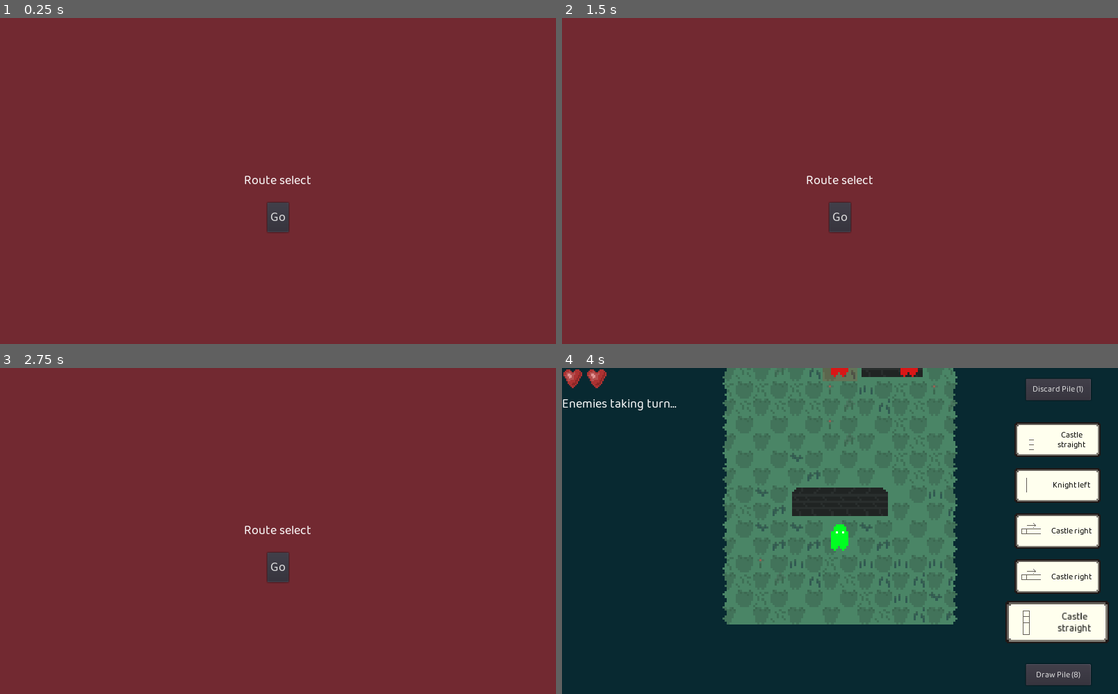
Above: before the commit, frames 1-4 (two rows, left to right).
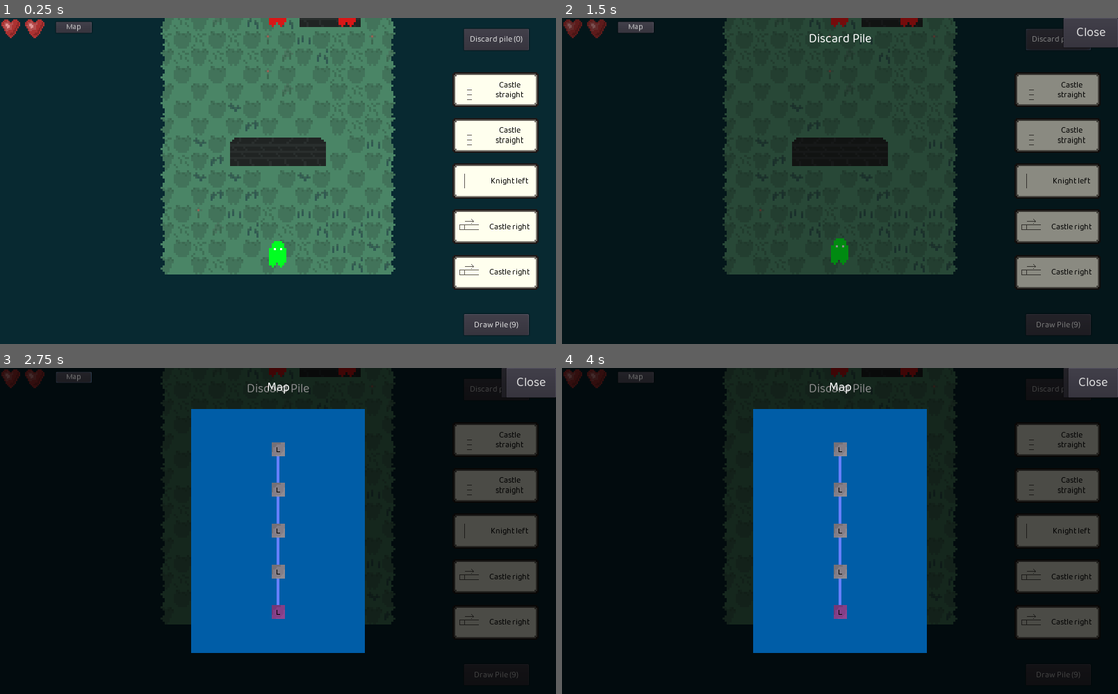
Above: after the commit, the same moments.

Repository: tomdrever/GodotGhostGame
Game: Godot game, scene res://src/GameScene.tscn
Same seed, same stepped clock (60 frames per second), same inputs: the game is played once before the commit and once after it.
Inputs (mouse positions are in pixels of both pictures, inside the frame that each line leads up to):
- Up to frame 1 (0.25 s): no input
- Up to frame 2 (1.5 s): click "Discard pile (0)" at 0.5 s; click "Draw Pile (9)" at 1.25 s
- Up to frame 3 (2.75 s): click (72, 377) at 2 s, where only the run after the commit has a clickable "Map"
- Up to frame 4 (4 s): click (840, 566) at 2.75 s, where only the run before the commit has a clickable "Go"; click "Castle straight" at 3.5 s

The runs differ from the first frame. In frame 1, 100% of the frame differs, in the area x 0-100%, y 0-100%; in frame 2, 100%; in frame 3, 100%; in frame 4, 99%.

Commit message:
LevelSelectScreen and rudimentary level progression

Diff:
--- /dev/null
+++ b/assets/data/levels.json
@@ -0,0 +1,53 @@
+[
+	[
+		{
+			"name": "The Dungeon",
+			"class": "res://src/levels/DungeonLevel.gd"
+		}
+	],
+	[
+
+		{
+			"name": "The Forest",
+			"class": "res://src/levels/DungeonLevel.gd"
+		},
+		{
+			"name": "The Dungeon Depths",
+			"unlock": 1,
+			"class": "res://src/levels/DungeonLevel.gd"
+		}
+	],
+	[
+		{
+			"name": "The Field",
+			"class": "res://src/levels/DungeonLevel.gd"
+		},
+		{
+			"name": "The Abandoned Conservatory",
+			"unlock": 2,
+			"class": "res://src/levels/DungeonLevel.gd"
+		},
+		{
+			"name": "The Town",
+			"unlock": 1,
+			"class": "res://src/levels/DungeonLevel.gd"
+		}
+	],
+	[
+		{
+			"name": "The Wall",
+			"class": "res://src/levels/DungeonLevel.gd"
+		}
+	],
+	[
+		{
+			"name": "The Beyond",
+			"class": "res://src/levels/DungeonLevel.gd"
+		},
+		{
+			"name": "The Hilltop",
+			"unlock": 3,
+			"class": "res://src/levels/DungeonLevel.gd"
+		}
+	]
+]
--- a/project.godot
+++ b/project.godot
@@ -43,6 +43,11 @@
 "class": "Player",
 "language": "GDScript",
 "path": "res://src/game/board/actors/Player.gd"
+}, {
+"base": "Control",
+"class": "TempMenu",
+"language": "GDScript",
+"path": "res://src/interface/TempMenu.gd"
 } ]
 _global_script_class_icons={
 "Card": "",
@@ -51,7 +56,8 @@
 "GameBoardActor": "",
 "GhostEnemy": "",
 "Level": "",
-"Player": ""
+"Player": "",
+"TempMenu": ""
 }
 
 [application]
@@ -64,6 +70,7 @@
 
 TileManager="*res://src/TileManager.gd"
 DataUtils="*res://src/DataUtils.gd"
+PlayerData="*res://src/PlayerData.gd"
 
 [display]
 
@@ -115,6 +122,11 @@
 "events": [ Object(InputEventKey,"resource_local_to_scene":false,"resource_name":"","device":0,"alt":false,"shift":false,"control":false,"meta":false,"command":false,"pressed":false,"scancode":68,"unicode":0,"echo":false,"script":null)
  ]
 }
+ui_map_toggle={
+"deadzone": 0.5,
+"events": [ Object(InputEventKey,"resource_local_to_scene":false,"resource_name":"","device":0,"alt":false,"shift":false,"control":false,"meta":false,"command":false,"pressed":false,"scancode":77,"unicode":0,"echo":false,"script":null)
+ ]
+}
 
 [rendering]
 
--- a/src/DataUtils.gd
+++ b/src/DataUtils.gd
@@ -1,10 +1,10 @@
 extends Node
 
-func load_json(file_dir) -> String:
+func load_json(file_dir: String) -> Array:
 	var file = File.new()
 	if file.open(file_dir, File.READ) != 0:
 		push_error("Error opening file" + str(file_dir))
-		return ""
+		return []
 
 	# Read text
 	var text = file.get_as_text()
--- a/src/GameScene.gd
+++ b/src/GameScene.gd
@@ -7,7 +7,9 @@
 
 func _ready() -> void:
 	# Screen / menu signals
-	$UserInterface/RouteSelectScreen.connect("level_selected", $Game/Board, "on_level_selected")
+	$UserInterface/LevelSelectScreen.connect("level_started", $Game/Board, "on_level_started")
+	$UserInterface/LevelSelectScreen.connect("level_started", $UserInterface/MapMenu, "on_level_started")
+
 	$Game/Board/Player.connect("reached_end", $UserInterface/EndOfLevelScreen, "on_player_reached_end")
 	$Game/Board/Player.connect("reached_end", self, "on_player_reached_end")
 
@@ -33,6 +35,9 @@
 	$Game/Board.connect("actor_highlighted", $UserInterface/Tooltips, "show")
 	$Game/Board.connect("actor_unhighlighted", $UserInterface/Tooltips, "hide")
 
+	# Map interfaces
+	$UserInterface/LevelSelectScreen.setup()
+
 func on_player_reached_end() -> void:
 	$Game/Board.set_process(false)
 
--- a/src/GameScene.tscn
+++ b/src/GameScene.tscn
@@ -6,13 +6,14 @@
 [ext_resource path="res://src/game/board/GameBoard.tscn" type="PackedScene" id=4]
 [ext_resource path="res://src/interface/deck/Deck.tscn" type="PackedScene" id=5]
 [ext_resource path="res://src/interface/menu/PauseMenu.tscn" type="PackedScene" id=6]
-[ext_resource path="res://src/interface/RouteSelectScreen.tscn" type="PackedScene" id=7]
+[ext_resource path="res://src/interface/LevelSelectScreen.tscn" type="PackedScene" id=7]
 [ext_resource path="res://src/interface/EndOfLevelScreen.tscn" type="PackedScene" id=8]
 [ext_resource path="res://assets/ui/dynamicfont_large.tres" type="DynamicFont" id=9]
 [ext_resource path="res://src/interface/EnemyTurnIndicator.gd" type="Script" id=10]
 [ext_resource path="res://src/game/ParallaxOverhangs.gd" type="Script" id=11]
 [ext_resource path="res://src/interface/Tooltips.gd" type="Script" id=12]
 [ext_resource path="res://src/interface/Hearts.gd" type="Script" id=13]
+[ext_resource path="res://src/interface/menu/MapMenu.tscn" type="PackedScene" id=14]
 
 [node name="GameScene" type="Node"]
 script = ExtResource( 3 )
@@ -25,19 +26,6 @@
 __meta__ = {
 "_edit_use_anchors_": false
 }
-
-[node name="Deck" parent="UserInterface" instance=ExtResource( 5 )]
-size_flags_horizontal = 3
-size_flags_vertical = 3
-deck = "res://assets/data/decks/default.json"
-
-[node name="PauseMenu" parent="UserInterface" instance=ExtResource( 6 )]
-visible = false
-
-[node name="RouteSelectScreen" parent="UserInterface" instance=ExtResource( 7 )]
-
-[node name="EndOfLevelScreen" parent="UserInterface" instance=ExtResource( 8 )]
-visible = false
 
 [node name="LeftBar" type="VBoxContainer" parent="UserInterface"]
 anchor_bottom = 1.0
@@ -66,6 +54,34 @@
 __meta__ = {
 "_edit_use_anchors_": false
 }
+
+[node name="Deck" parent="UserInterface" instance=ExtResource( 5 )]
+size_flags_horizontal = 3
+size_flags_vertical = 3
+deck = "res://assets/data/decks/default.json"
+
+[node name="MapButton" type="Button" parent="UserInterface"]
+margin_left = 103.45
+margin_top = 7.34162
+margin_right = 169.45
+margin_bottom = 27.3416
+text = "Map"
+__meta__ = {
+"_edit_use_anchors_": false
+}
+
+[node name="PauseMenu" parent="UserInterface" instance=ExtResource( 6 )]
+visible = false
+
+[node name="MapMenu" parent="UserInterface" groups=[
+"temp_menus",
+] instance=ExtResource( 14 )]
+toggle_key = "ui_map_toggle"
+
+[node name="EndOfLevelScreen" parent="UserInterface" instance=ExtResource( 8 )]
+visible = false
+
+[node name="LevelSelectScreen" parent="UserInterface" instance=ExtResource( 7 )]
 
 [node name="Game" type="Node" parent="."]
 
@@ -122,3 +138,4 @@
 __meta__ = {
 "_edit_use_anchors_": false
 }
+[connection signal="pressed" from="UserInterface/MapButton" to="UserInterface/MapMenu" method="on_toggle"]
--- /dev/null
+++ b/src/PlayerData.gd
@@ -0,0 +1,4 @@
+extends Node
+
+var path = []
+var unlocks = 0
--- a/src/game/board/GameBoard.gd
+++ b/src/game/board/GameBoard.gd
@@ -107,7 +107,7 @@
 func _sort_by_y(a: Node2D, b: Node2D) -> bool:
 	return a.position.y > b.position.y
 
-func on_level_selected(_level: Level) -> void:
+func on_level_started(_level: Level) -> void:
 	level = _level
 
 	_generate_floor()
--- a/src/interface/EndOfLevelScreen.gd
+++ b/src/interface/EndOfLevelScreen.gd
@@ -5,5 +5,6 @@
 	pass # Replace with function body.
 
 func on_player_reached_end() -> void:
-	# TODO - Pause the game board
+	yield(get_tree().create_timer(1.0), "timeout")
+
 	visible = true
--- a/src/interface/EndOfLevelScreen.tscn
+++ b/src/interface/EndOfLevelScreen.tscn
@@ -1,9 +1,9 @@
-[gd_scene load_steps=4 format=2]
+[gd_scene load_steps=5 format=2]
 
 [ext_resource path="res://assets/ui/dynamicfont_large.tres" type="DynamicFont" id=1]
 [ext_resource path="res://assets/ui/theme.tres" type="Theme" id=2]
 [ext_resource path="res://src/interface/EndOfLevelScreen.gd" type="Script" id=3]
-
+[ext_resource path="res://src/interface/menu/SceneChangeButton.tscn" type="PackedScene" id=4]
 
 [node name="EndOfLevelScreen" type="Control"]
 anchor_right = 1.0
@@ -22,6 +22,18 @@
 "_edit_use_anchors_": false
 }
 
+[node name="SceneChangeButton" parent="." instance=ExtResource( 4 )]
+anchor_left = 0.5
+anchor_top = 0.5
+anchor_right = 0.5
+anchor_bottom = 0.5
+margin_left = -150.0
+margin_top = 39.742
+margin_right = 150.0
+margin_bottom = 93.742
+text = "Next Level"
+scene_to_load = "res://src/GameScene.tscn"
+
 [node name="Label" type="Label" parent="."]
 anchor_left = 0.5
 anchor_top = 0.5
--- a/src/interface/Hearts.gd
+++ b/src/interface/Hearts.gd
@@ -3,7 +3,6 @@
 var heart_texture = preload("res://assets/ui/heart.png")
 
 func hearts_changed(value: int) -> void:
-	print(str(value) + " hearts!")
 	for child in get_children():
 		child.queue_free()
 
--- /dev/null
+++ b/src/interface/LevelMap.gd
@@ -0,0 +1,108 @@
+extends Control
+
+var DEFAULT_LINE_COLOR = Color(0.4, 0.5, 1, 1)
+var PATH_COLOR = Color(1, 0.5, 1)
+var BUTTON_SIZE = Vector2(32, 32)
+
+signal level_selected
+
+func generate_map(player_path: Array, player_unlock: int, selecting: bool):
+	var layers = DataUtils.load_json("res://assets/data/levels.json")
+
+	var y_offset = rect_min_size.y / (layers.size() + 1)
+
+	for layer_num in range(layers.size()):
+		# Draw buttons
+
+		# For each level on this layer
+		for level_num in range(layers[layer_num].size()):
+			var level = layers[layer_num][level_num]
+
+			# If the player hasn't unlocked this level yet, don't create a level button for it
+			if level.has("unlock") && player_unlock < level["unlock"]:
+				continue
+
+			# Create a level button
+			var level_button = TextureButton.new()
+			level_button.rect_min_size = BUTTON_SIZE
+			level_button.hint_tooltip = level["name"]
+			if player_path.has(level["name"]):
+				level_button.modulate = PATH_COLOR
+			level_button.texture_normal = load("res://assets/ui/level_button.png")
+			level_button.texture_hover = load("res://assets/ui/level_button_hover.png")
+
+			# Determine button position
+			var button_y = rect_min_size.y - (y_offset + (y_offset * layer_num) + (level_button.rect_min_size.y / 2))
+			var button_x = 0
+			match level_num:
+				0:
+					button_x = rect_min_size.x * 0.50 - BUTTON_SIZE.x / 2
+				1:
+					button_x = rect_min_size.x * 0.25 - BUTTON_SIZE.x / 2
+				2:
+					button_x = rect_min_size.x * 0.75 - BUTTON_SIZE.x / 2
+			level_button.rect_position = Vector2(button_x, button_y)
+
+			if selecting:
+				level_button.connect("pressed", get_parent().get_parent(), "on_level_button_pressed", [level])
+
+				# Disable all buttons that aren't on the next layer
+				if layer_num != player_path.size():
+					level_button.disabled = true
+			else:
+				level_button.disabled = true
+
+			add_child(level_button)
+
+		# Draw lines to next layer
+
+		# Don't need to if there is no next layer
+		if layer_num == layers.size() - 1:
+			break
+
+		# For each level in this layer, draw a line to the next layer
+		for level_num in range(layers[layer_num].size()):
+			var level = layers[layer_num][level_num]
+			# If the player hasn't unlocked this level yet, don't draw a line from it
+			if level.has("unlock") && player_unlock < level["unlock"]:
+				continue
+
+			var this_layer_pos = Vector2(rect_min_size.x / 2, rect_min_size.y - (y_offset + (y_offset * layer_num)))
+			# Offset positions for non-main levels
+			match level_num:
+				1:
+					this_layer_pos.x -= rect_min_size.x / 4
+				2:
+					this_layer_pos.x += rect_min_size.x / 4
+			var next_layer_pos = Vector2(rect_min_size.x / 2, rect_min_size.y - (y_offset + (y_offset * (layer_num+1))))
+
+			var color = PATH_COLOR if player_path.has(layers[layer_num][level_num]["name"]) && player_path.has(layers[layer_num+1][0]["name"]) else DEFAULT_LINE_COLOR
+
+			$Lines.add_child(_make_line(this_layer_pos, next_layer_pos, color))
+
+		# For each non-main level in the next layer, draw a line to it
+		for level_num in range(layers[layer_num+1].size()):
+			var level = layers[layer_num+1][level_num]
+			# If the player hasn't unlocked this level yet, don't create a level button for it
+			if level.has("unlock") && player_unlock < level["unlock"]:
+				continue
+
+			var this_layer_pos = Vector2(rect_min_size.x / 2, rect_min_size.y - (y_offset + (y_offset * layer_num)))
+			var next_layer_pos = Vector2(rect_min_size.x / 2, rect_min_size.y - (y_offset + (y_offset * (layer_num+1))))
+			# Offset positions for non-main levels
+			match level_num:
+				1:
+					next_layer_pos.x -= rect_min_size.x / 4
+				2:
+					next_layer_pos.x += rect_min_size.x / 4
+
+			var color = PATH_COLOR if player_path.has(layers[layer_num][0]["name"]) && player_path.has(layers[layer_num+1][level_num]["name"]) else DEFAULT_LINE_COLOR
+
+			$Lines.add_child(_make_line(this_layer_pos, next_layer_pos, color))
+
+func _make_line(from: Vector2, to: Vector2, color: Color) -> Line2D:
+	var line = Line2D.new()
+	line.default_color = color
+	line.width = 6
+	line.points = PoolVector2Array([from, to])
+	return line
--- /dev/null
+++ b/src/interface/LevelMap.tscn
@@ -0,0 +1,28 @@
+[gd_scene load_steps=2 format=2]
+
+[ext_resource path="res://src/interface/LevelMap.gd" type="Script" id=1]
+
+[node name="LevelMap" type="Control"]
+margin_top = 52.0
+margin_right = 320.0
+margin_bottom = 502.0
+rect_min_size = Vector2( 320, 450 )
+script = ExtResource( 1 )
+__meta__ = {
+"_edit_use_anchors_": false
+}
+
+[node name="Background" type="ColorRect" parent="."]
+anchor_right = 1.0
+anchor_bottom = 1.0
+color = Color( 0, 0.364706, 0.654902, 1 )
+__meta__ = {
+"_edit_use_anchors_": false
+}
+
+[node name="Lines" type="Control" parent="."]
+anchor_right = 1.0
+anchor_bottom = 1.0
+__meta__ = {
+"_edit_use_anchors_": false
+}
--- /dev/null
+++ b/src/interface/LevelSelectScreen.gd
@@ -0,0 +1,28 @@
+extends Control
+
+signal level_started
+
+var level
+
+var initial_level = {"name": "The Dungeon", "class":"res://src/levels/DungeonLevel.gd" }
+
+func setup():
+	if PlayerData.path == []:
+		_start_level(initial_level)
+	else:
+		$VBoxContainer/LevelMap.generate_map(PlayerData.path, PlayerData.unlocks, true)
+
+func on_level_button_pressed(_level):
+	level = _level
+	$VBoxContainer/LevelSelect.disabled = false
+	$VBoxContainer/LevelSelect.text = level["name"]
+
+func _on_Go_pressed():
+	_start_level(level)
+
+func _start_level(_level):
+	PlayerData.path.append(_level["name"])
+	# Send signal to gamescene, with the level selected
+	emit_signal("level_started", load(_level["class"]).new())
+	# Hide / remove  self
+	self.queue_free()
--- /dev/null
+++ b/src/interface/LevelSelectScreen.tscn
@@ -0,0 +1,54 @@
+[gd_scene load_steps=5 format=2]
+
+[ext_resource path="res://assets/ui/dynamicfont_large.tres" type="DynamicFont" id=1]
+[ext_resource path="res://assets/ui/theme.tres" type="Theme" id=2]
+[ext_resource path="res://src/interface/LevelSelectScreen.gd" type="Script" id=3]
+[ext_resource path="res://src/interface/LevelMap.tscn" type="PackedScene" id=4]
+
+[node name="LevelSelectScreen" type="Control"]
+anchor_right = 1.0
+anchor_bottom = 1.0
+theme = ExtResource( 2 )
+script = ExtResource( 3 )
+__meta__ = {
+"_edit_use_anchors_": false
+}
+
+[node name="Background" type="ColorRect" parent="."]
+anchor_right = 1.0
+anchor_bottom = 1.0
+color = Color( 0.447059, 0.160784, 0.192157, 1 )
+__meta__ = {
+"_edit_use_anchors_": false
+}
+
+[node name="VBoxContainer" type="VBoxContainer" parent="."]
+anchor_left = 0.5
+anchor_top = 0.5
+anchor_right = 0.5
+anchor_bottom = 0.5
+margin_left = -160.0
+margin_top = -280.0
+margin_right = 160.0
+margin_bottom = 280.0
+grow_vertical = 2
+__meta__ = {
+"_edit_use_anchors_": false
+}
+
+[node name="Label" type="Label" parent="VBoxContainer"]
+margin_right = 320.0
+margin_bottom = 48.0
+custom_fonts/font = ExtResource( 1 )
+text = "Level select"
+align = 1
+
+[node name="LevelMap" parent="VBoxContainer" instance=ExtResource( 4 )]
+
+[node name="LevelSelect" type="Button" parent="VBoxContainer"]
+margin_top = 506.0
+margin_right = 320.0
+margin_bottom = 560.0
+disabled = true
+text = "Level select"
+[connection signal="pressed" from="VBoxContainer/LevelSelect" to="." method="_on_Go_pressed"]
--- a/src/interface/RouteSelectScreen.gd
+++ /dev/null
@@ -1,12 +0,0 @@
-extends Control
-
-signal level_selected
-
-func _ready():
-	pass # Replace with function body.
-
-func _on_RouteSelect_pressed():
-	# Send signal to gamescene, with the level selected
-	emit_signal("level_selected", DungeonLevel.new())
-	# Hide / remove  self
-	self.queue_free()
--- a/src/interface/RouteSelectScreen.tscn
+++ /dev/null
@@ -1,47 +0,0 @@
-[gd_scene load_steps=4 format=2]
-
-[ext_resource path="res://assets/ui/dynamicfont_large.tres" type="DynamicFont" id=1]
-[ext_resource path="res://assets/ui/theme.tres" type="Theme" id=2]
-[ext_resource path="res://src/interface/RouteSelectScreen.gd" type="Script" id=3]
-
-
-[node name="RouteSelectScreen" type="Control"]
-anchor_right = 1.0
-anchor_bottom = 1.0
-theme = ExtResource( 2 )
-script = ExtResource( 3 )
-__meta__ = {
-"_edit_use_anchors_": false
-}
-
-[node name="Background" type="ColorRect" parent="."]
-anchor_right = 1.0
-anchor_bottom = 1.0
-color = Color( 0.447059, 0.160784, 0.192157, 1 )
-__meta__ = {
-"_edit_use_anchors_": false
-}
-
-[node name="Label" type="Label" parent="."]
-anchor_left = 0.5
-anchor_top = 0.5
-anchor_right = 0.5
-anchor_bottom = 0.5
-margin_left = -64.0
-margin_top = -24.0
-margin_right = 64.0
-margin_bottom = 24.0
-custom_fonts/font = ExtResource( 1 )
-text = "Route select"
-
-[node name="RouteSelect" type="Button" parent="."]
-anchor_left = 0.5
-anchor_top = 0.5
-anchor_right = 0.5
-anchor_bottom = 0.5
-margin_left = -20.0
-margin_top = 39.7758
-margin_right = 20.0
-margin_bottom = 93.7758
-text = "Go"
-[connection signal="pressed" from="RouteSelect" to="." method="_on_RouteSelect_pressed"]
--- /dev/null
+++ b/src/interface/TempMenu.gd
@@ -0,0 +1,23 @@
+extends Control
+
+class_name TempMenu
+
+export(String) var toggle_key
+
+func _input(event):
+	if event.is_action_pressed(toggle_key):
+		if !visible:
+			var other_collections = get_tree().get_nodes_in_group("temp_menus")
+			for collection in other_collections:
+				if collection != self:
+					collection.visible = false
+
+			visible = true
+		else:
+			visible = false
+
+func on_toggle():
+	visible = true
+
+func _on_Close_pressed():
+	visible = false
--- a/src/interface/deck/CardCollection.gd
+++ b/src/interface/deck/CardCollection.gd
@@ -1,7 +1,6 @@
-extends Control
+extends TempMenu
 
-export(String) var title
-export(String) var toggle_key
+export (String) var title
 
 signal children_changed
 
@@ -21,21 +20,3 @@
 
 func get_card_count():
 	return $GridContainer.get_child_count()
-
-func _input(event):
-	if event.is_action_pressed(toggle_key):
-		if !visible:
-			var other_collections = get_tree().get_nodes_in_group("card_collections")
-			for collection in other_collections:
-				if collection != self:
-					collection.visible = false
-
-			visible = true
-		else:
-			visible = false
-
-func on_toggle():
-	visible = true
-
-func _on_Close_pressed():
-	visible = false
--- a/src/interface/deck/CardCollection.tscn
+++ b/src/interface/deck/CardCollection.tscn
@@ -3,7 +3,6 @@
 [ext_resource path="res://src/interface/deck/CardCollection.gd" type="Script" id=1]
 [ext_resource path="res://assets/ui/dynamicfont_large.tres" type="DynamicFont" id=2]
 [ext_resource path="res://assets/ui/theme.tres" type="Theme" id=3]
-
 
 [sub_resource type="Theme" id=1]
 
@@ -14,6 +13,9 @@
 size_flags_vertical = 3
 theme = ExtResource( 3 )
 script = ExtResource( 1 )
+__meta__ = {
+"_edit_use_anchors_": false
+}
 
 [node name="Background" type="ColorRect" parent="."]
 anchor_right = 1.0
--- a/src/interface/deck/Deck.tscn
+++ b/src/interface/deck/Deck.tscn
@@ -68,17 +68,17 @@
 }
 
 [node name="DiscardPile" parent="." groups=[
-"card_collections",
+"temp_menus",
 ] instance=ExtResource( 2 )]
 visible = false
+toggle_key = "ui_discard_toggle"
 title = "Discard Pile"
-toggle_key = "ui_discard_toggle"
 
 [node name="DrawPile" parent="." groups=[
-"card_collections",
+"temp_menus",
 ] instance=ExtResource( 2 )]
 visible = false
+toggle_key = "ui_draw_toggle"
 title = "Draw Pile"
-toggle_key = "ui_draw_toggle"
 [connection signal="pressed" from="SideBar/DiscardPileButton" to="DiscardPile" method="on_toggle"]
 [connection signal="pressed" from="SideBar/DrawPileButton" to="DrawPile" method="on_toggle"]
--- /dev/null
+++ b/src/interface/menu/MapMenu.gd
@@ -0,0 +1,4 @@
+extends TempMenu
+
+func on_level_started(level: Level) -> void:
+	$LevelMap.generate_map(PlayerData.path, PlayerData.unlocks, false)
--- /dev/null
+++ b/src/interface/menu/MapMenu.tscn
@@ -0,0 +1,59 @@
+[gd_scene load_steps=5 format=2]
+
+[ext_resource path="res://src/interface/LevelMap.tscn" type="PackedScene" id=1]
+[ext_resource path="res://src/interface/menu/MapMenu.gd" type="Script" id=2]
+[ext_resource path="res://assets/ui/theme.tres" type="Theme" id=3]
+[ext_resource path="res://assets/ui/dynamicfont_large.tres" type="DynamicFont" id=4]
+
+[node name="MapMenu" type="Control"]
+visible = false
+anchor_right = 1.0
+anchor_bottom = 1.0
+theme = ExtResource( 3 )
+script = ExtResource( 2 )
+__meta__ = {
+"_edit_use_anchors_": false
+}
+
+[node name="ColorRect" type="ColorRect" parent="."]
+anchor_right = 1.0
+anchor_bottom = 1.0
+rect_pivot_offset = Vector2( -495.082, -111.292 )
+color = Color( 0, 0, 0, 0.458824 )
+__meta__ = {
+"_edit_use_anchors_": false
+}
+
+[node name="Label" type="Label" parent="."]
+anchor_left = 0.5
+anchor_right = 0.5
+margin_left = -22.5
+margin_top = 12.7356
+margin_right = 22.5
+margin_bottom = 60.7356
+custom_fonts/font = ExtResource( 4 )
+text = "Map"
+__meta__ = {
+"_edit_use_anchors_": false
+}
+
+[node name="LevelMap" parent="." instance=ExtResource( 1 )]
+anchor_left = 0.5
+anchor_top = 0.5
+anchor_right = 0.5
+anchor_bottom = 0.5
+margin_left = -160.0
+margin_top = -225.0
+margin_right = 160.0
+margin_bottom = 225.0
+
+[node name="Close" type="Button" parent="."]
+anchor_left = 1.0
+anchor_right = 1.0
+margin_left = -92.0
+margin_bottom = 54.0
+text = "Close"
+__meta__ = {
+"_edit_use_anchors_": false
+}
+[connection signal="pressed" from="Close" to="." method="_on_Close_pressed"]
Binary file added: assets/ui/level_button.png
Not shown, added: assets/ui/level_button.png.import
Binary file added: assets/ui/level_button_hover.png
Not shown, added: assets/ui/level_button_hover.png.import
Not shown: 1 places in src/GameScene.tscn that only renumber resources
